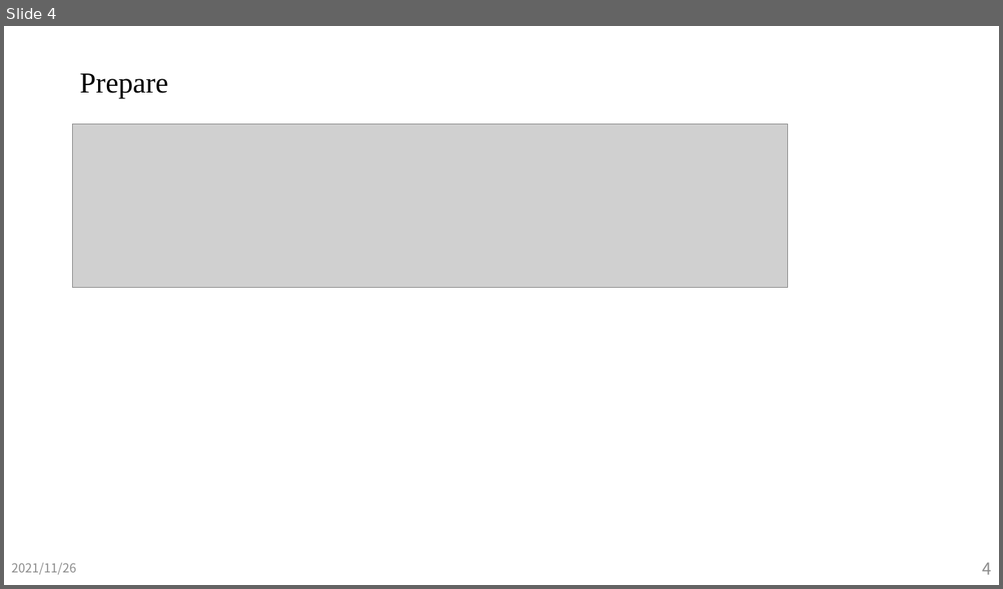
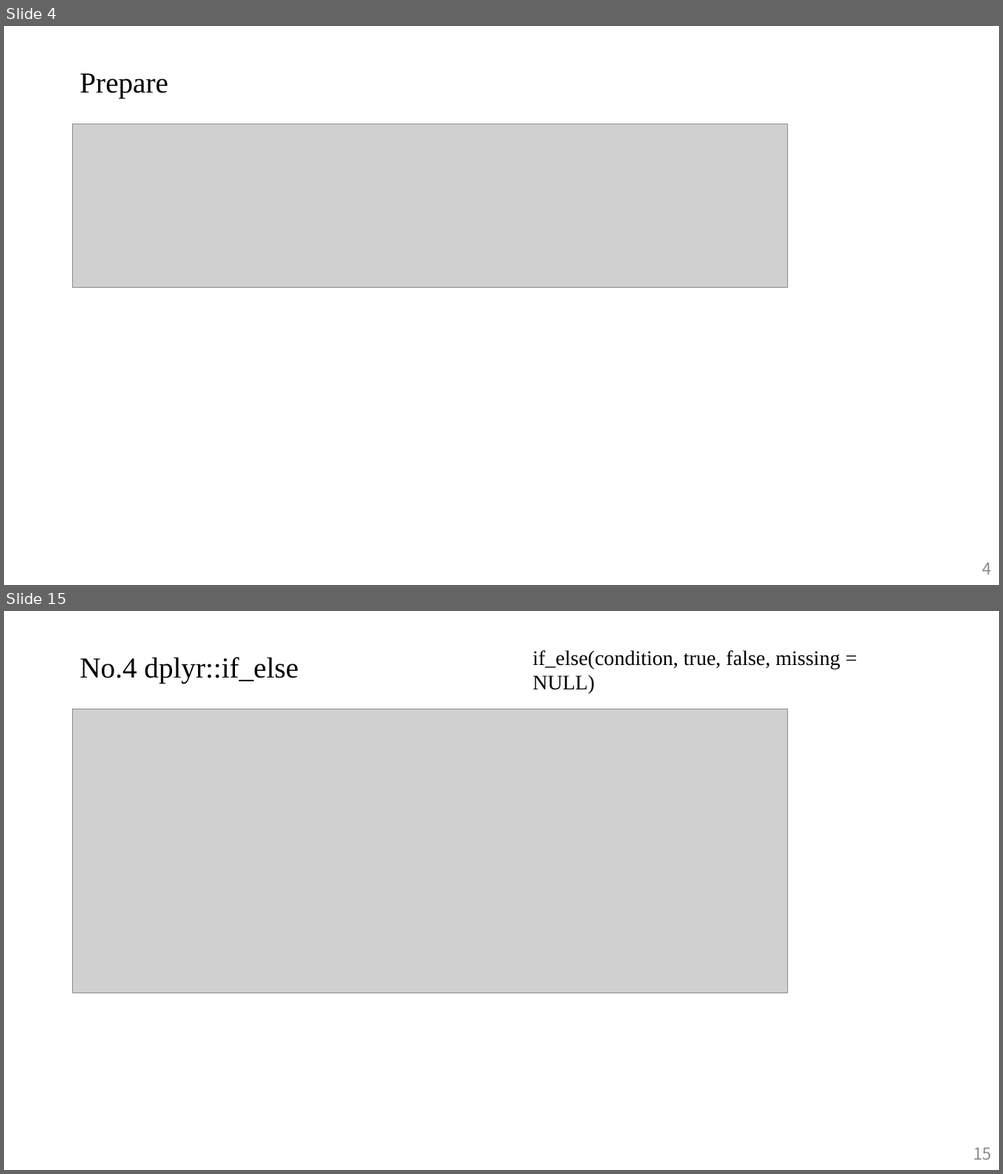
Before and after one commit to JeffWu86/110-1_Quantitative_Methods_For_Decision_Making, a slide deck: Video1/Video1.pptx. Shown one above the other, each under a label of ours: slide 4 before the commit, slides 4 and 15 after it; the slides between them are not shown. The pictures are 1003x589 and 1003x1174 pixels, drawn with LibreOffice and Linux fonts; fonts in the diff are those of the drawing; grey boxes stand for pictures. Boxes give left, top, right and bottom in pixels: in the first picture for what was removed or moved away, otherwise in the second. Text is boxed around its words. In the diff, an @@ line names an element or a change of style, - is before the commit and + after.

```diff
--- a/Video1/Video1.pptx
+++ b/Video1/Video1.pptx
@@ slide 15 added at bbox=[4, 611, 999, 1170], background #FFFFFF @@
@@ text added at bbox=[532, 650, 839, 694], 20 pt, text #000000 @@
+if_else(condition, true, false, missing = NULL)
@@ title added at bbox=[79, 657, 299, 684], 28 pt, text #000000 @@
+No.4 dplyr::if_else
@@ picture added at bbox=[73, 709, 788, 993] @@
@@ page number added at bbox=[973, 1147, 991, 1160], 16 pt, text #8C8C8C @@
+15
@@ slide 4 changed as well @@
@@ text removed at bbox=[11, 563, 77, 575] @@
-2021/11/26
```
Also in this commit, not shown: 4 other slides changed, 25 other slides added, 27 slides removed, 2 other files.
